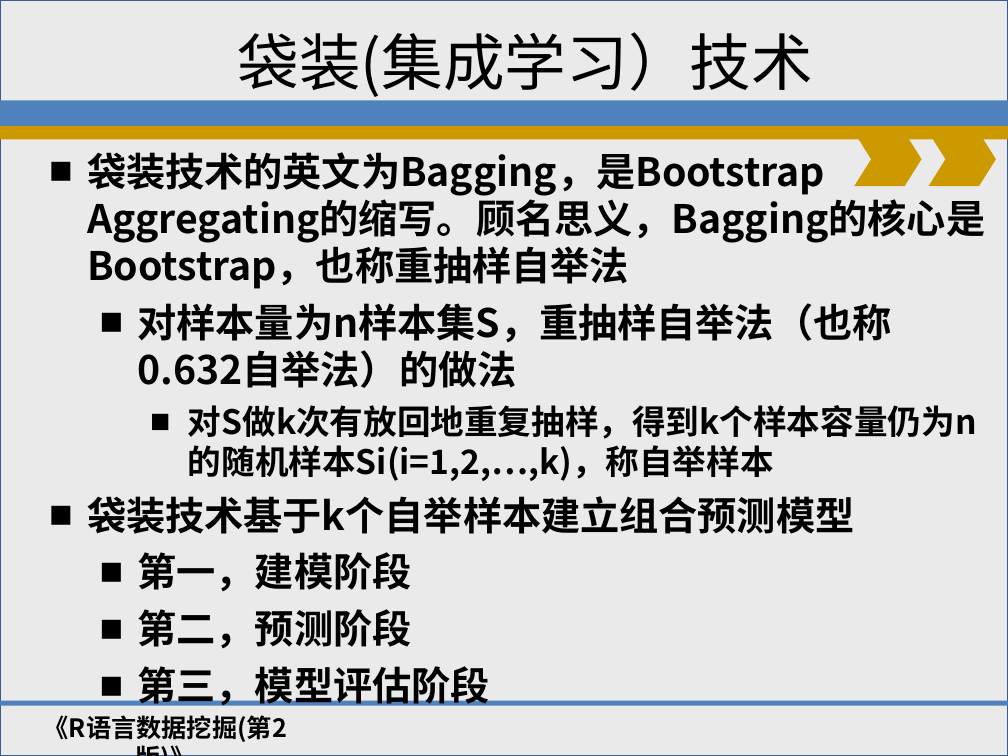
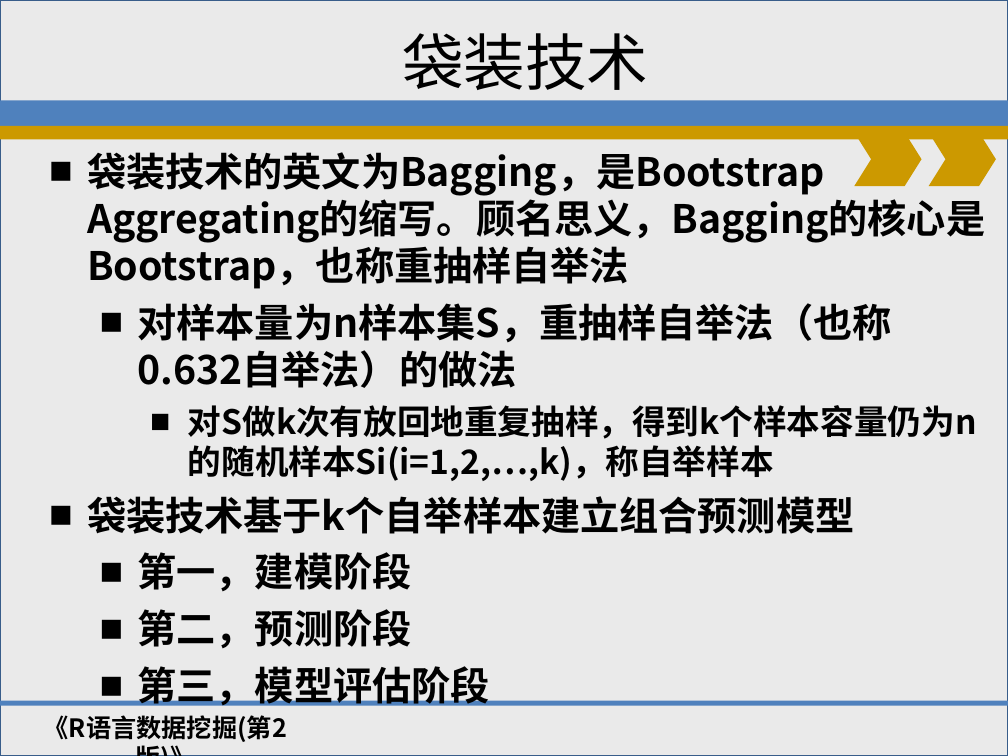
Before and after one commit to shfkuang/shfkuang.github.io, a slide deck: slide 3 of dm2019/dmch53.ppt. Drawn at 1008x756 pixels with LibreOffice and Linux fonts; fonts in the diff are those of the drawing; background and template pictures are left out. Boxes give left, top, right and bottom in pixels: in the first picture for what was removed or moved away, otherwise in the second. Text is boxed around its words. In the diff, an @@ line names an element or a change of style, - is before the commit and + after.

```diff
--- a/dm2019/dmch53.ppt
+++ b/dm2019/dmch53.ppt
@@ text at (402,33,648,101): text changed @@
-袋装(集成学习）技术
+袋装技术
```
Also in this commit, not shown: 1 other slide changed, 1 other file.
